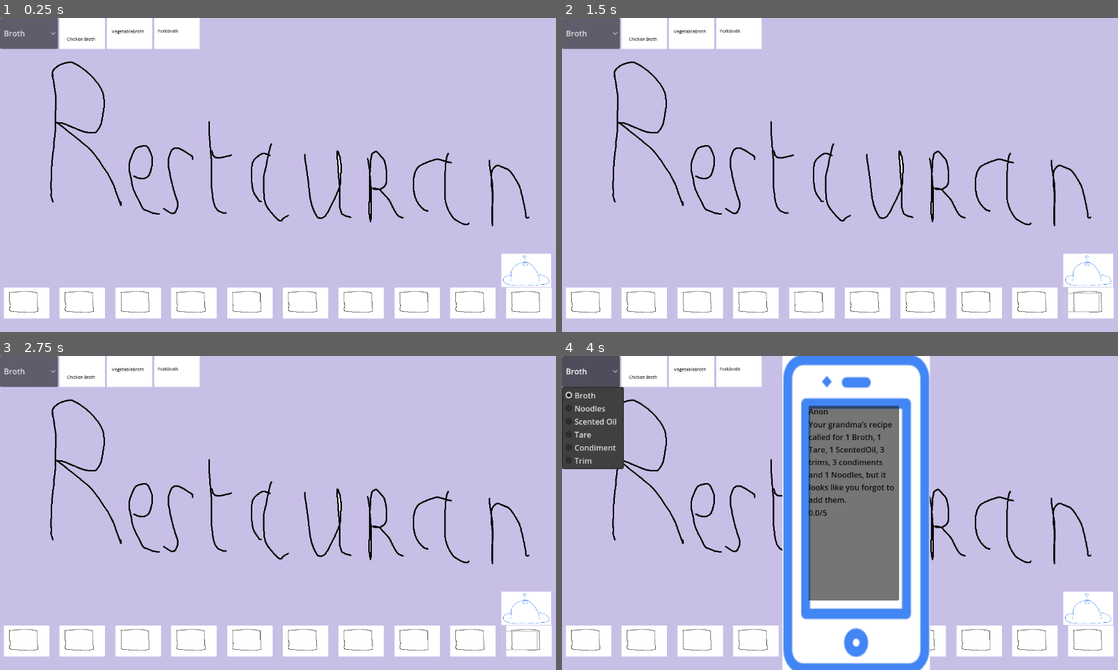
Above: before the commit, frames 1-4 (two rows, left to right).
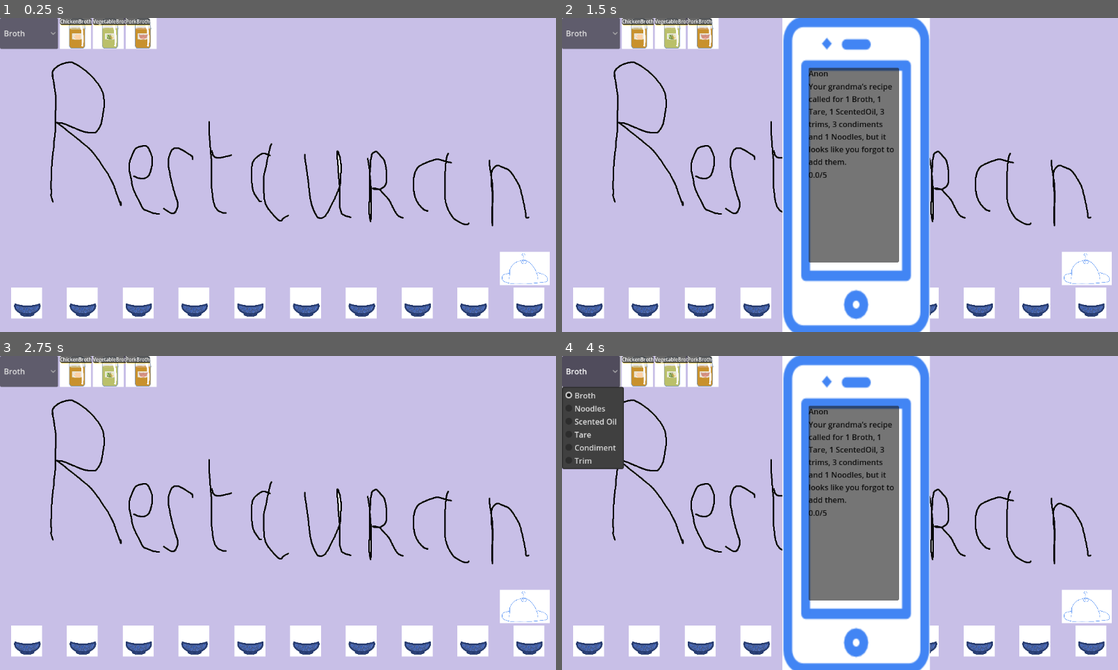
Above: after the commit, the same moments.

Repository: Hardy-Thomas/RyuNoFoku
Game: Godot game, scene res://scenes/main.tscn
Same seed, same stepped clock (60 frames per second), same inputs: the game is played once before the commit and once after it.
Inputs (mouse positions are in pixels of both pictures, inside the frame that each line leads up to; where the layout moved, square brackets give the same spot in the first picture):
- Up to frame 1 (0.25 s): no input
- Up to frame 2 (1.5 s): click "Broth" at 0.5 s; click (1067, 262) [1079, 303] at 1.25 s
- Up to frame 3 (2.75 s): click (289, 503) at 2.02 s
- Up to frame 4 (4 s): click (1084, 607) [1090, 607] at 2.75 s; click "Broth" at 3.5 s

The runs differ from the first frame. In frame 1, 6.4% of the frame differs, in the area x 0-100%, y 0-96%; in frame 2, 30%, in the area x 0-100%, y 0-100%; in frame 3, 6.5%; in frame 4, 5.3%.

Commit message:
add label and picture

Diff:
--- a/scenes/main.tscn
+++ b/scenes/main.tscn
@@ -71,21 +71,21 @@
 
 [node name="Valider" type="Button" parent="UI"]
 layout_mode = 0
-offset_left = 1040.0
-offset_top = 571.0
-offset_right = 1110.0
-offset_bottom = 607.0
+offset_left = 1010.0
+offset_top = 488.0
+offset_right = 1080.0
+offset_bottom = 524.0
 flat = true
 
 [node name="TextureButton" type="TextureButton" parent="UI/Valider"]
 layout_mode = 1
 anchors_preset = -1
-anchor_top = -2.306
-anchor_bottom = -2.306
-offset_left = -3.0
-offset_top = 0.01599884
-offset_right = 890.0
-offset_bottom = 598.016
+anchor_top = -2.283
+anchor_bottom = -2.283
+offset_left = 24.0
+offset_top = 78.188
+offset_right = 917.0
+offset_bottom = 676.188
 scale = Vector2(0.115, 0.115)
 texture_normal = ExtResource("3_jyhfs")
 texture_pressed = ExtResource("4_tbgi4")
--- a/scripts/IngredientIcon.gd
+++ b/scripts/IngredientIcon.gd
@@ -8,6 +8,38 @@
 	custom_minimum_size = Vector2(64, 64)
 	expand_mode = TextureRect.EXPAND_FIT_WIDTH_PROPORTIONAL
 
+	# Ajouter le name tag permanent sur l'image statique
+	setup_static_name_tag()
+
+func setup_static_name_tag():
+	# Créer un label pour le name tag permanent
+	var name_label = Label.new()
+	name_label.text = ingredient_name
+	name_label.name = "StaticNameTag"
+
+	# Style du label
+	name_label.add_theme_font_size_override("font_size", 10)
+	name_label.add_theme_color_override("font_color", Color.WHITE)
+	name_label.horizontal_alignment = HORIZONTAL_ALIGNMENT_CENTER
+	name_label.vertical_alignment = VERTICAL_ALIGNMENT_CENTER
+
+	# Fond semi-transparent pour le name tag statique
+	var stylebox = StyleBoxFlat.new()
+	stylebox.bg_color = Color(0, 0, 0, 0.6)  # Fond noir semi-transparent
+	stylebox.corner_radius_top_left = 4
+	stylebox.corner_radius_top_right = 4
+	stylebox.corner_radius_bottom_left = 4
+	stylebox.corner_radius_bottom_right = 0
+	stylebox.border_width_bottom = 1
+	stylebox.border_color = Color.GOLD
+	name_label.add_theme_stylebox_override("normal", stylebox)
+
+	## Position en bas de l'icon - taille adaptée
+	#name_label.size = Vector2(self.size.x, 16)
+	#name_label.position = Vector2(0, self.size.y - 16)
+
+	add_child(name_label)
+
 func _get_drag_data(_at_position):
 	print("Début du drag pour: ", ingredient_name)
 
@@ -17,12 +49,49 @@
 		"type": "ingredient"
 	}
 
-	# Créer un preview
-	var preview = TextureRect.new()
-	preview.texture = texture
-	preview.custom_minimum_size = Vector2(48, 48)
-	preview.size = Vector2(48, 48)
-	preview.expand_mode = TextureRect.EXPAND_FIT_WIDTH_PROPORTIONAL
+	# Taille FIXE pour le preview (ajustez selon vos besoins)
+	var preview_size = Vector2(58, 58)
 
-	set_drag_preview(preview)
+	# Créer un TextureRect pour l'image
+	var texture_rect = TextureRect.new()
+	texture_rect.texture = texture
+	texture_rect.expand_mode = TextureRect.EXPAND_FIT_WIDTH_PROPORTIONAL
+	texture_rect.stretch_mode = TextureRect.STRETCH_KEEP_ASPECT_CENTERED
+
+	# Créer un Control parent pour FORCER la taille
+	var preview_container = Control.new()
+	preview_container.custom_minimum_size = preview_size
+	preview_container.size = preview_size
+	preview_container.rotation = deg_to_rad(-5)
+
+	# Ajouter le TextureRect au container et le centrer
+	preview_container.add_child(texture_rect)
+	texture_rect.size = preview_size
+	texture_rect.position = Vector2.ZERO
+
+	# Ajouter le name tag au preview de drag
+	var drag_name_label = Label.new()
+	drag_name_label.text = ingredient_name
+	drag_name_label.add_theme_font_size_override("font_size", 9)
+	drag_name_label.add_theme_color_override("font_color", Color.WHITE)
+	drag_name_label.horizontal_alignment = HORIZONTAL_ALIGNMENT_CENTER
+	drag_name_label.vertical_alignment = VERTICAL_ALIGNMENT_CENTER
+
+	# Style pour le name tag du drag
+	var drag_stylebox = StyleBoxFlat.new()
+	drag_stylebox.bg_color = Color(0, 0, 0, 0.7)
+	drag_stylebox.corner_radius_top_left = 3
+	drag_stylebox.corner_radius_top_right = 3
+	drag_stylebox.corner_radius_bottom_left = 4
+	drag_stylebox.corner_radius_bottom_right = 4
+	drag_name_label.add_theme_stylebox_override("normal", drag_stylebox)
+
+	drag_name_label.size = Vector2(preview_size.x, 14)
+	drag_name_label.position = Vector2(0, preview_size.y - 26)
+
+	preview_container.add_child(drag_name_label)
+
+	set_drag_preview(preview_container)
+
+	print("🚀 Drag data créé avec taille: ", preview_size)
 	return drag_data
--- a/scripts/main.gd
+++ b/scripts/main.gd
@@ -1,19 +1,19 @@
 extends Node2D
 
 const INGREDIENTS = [
-	{"name": "ChickenBroth","category": "Broth", "picture": "res://picture/ingredient/ChickenBroth.png"},
-	{"name": "VegetableBroth","category": "Broth", "picture": "res://picture/ingredient/VegetableBroth.png"},
-	{"name": "PorkBroth","category": "Broth", "picture": "res://picture/ingredient/PorkBroth.png"},
-	{"name": "Tare","category": "Tare", "picture": "res://picture/ingredient/Tare.png"},
-	{"name": "ScentedOil","category": "ScentedOil", "picture": "res://picture/ingredient/ScentedOil.png"},
-	{"name": "PickledEggs","category": "trim", "picture": "res://picture/ingredient/PickledEggs.png"},
-	{"name": "Menma","category": "trim", "picture": "res://picture/ingredient/Menma.png"},
-	{"name": "Chashu","category": "trim", "picture": "res://picture/ingredient/Chashu.png"},
-	{"name": "RiceNoodles ","category": "Noodles", "picture": "res://picture/ingredient/RiceNoodles.png"},
-	{"name": "WheatNoodles","category": "Noodles", "picture": "res://picture/ingredient/WheatNoodles.png"},
-	{"name": "SpringOnions","category": "condiment", "picture": "res://picture/ingredient/SpringOnions.png"},
-	{"name": "NoriSheets","category": "condiment", "picture": "res://picture/ingredient/NoriSheets.png"},
-	{"name": "Narutomaki","category": "condiment", "picture": "res://picture/ingredient/Narutomaki.png"}
+	{"name": "ChickenBroth","category": "Broth", "picture": "res://picture/sprite/ingrédient/ChickenBroth.jpg"},
+	{"name": "VegetableBroth","category": "Broth", "picture": "res://picture/sprite/ingrédient/VegetableBroth.jpg"},
+	{"name": "PorkBroth","category": "Broth", "picture": "res://picture/sprite/ingrédient/PorkBroth.jpg"},
+	{"name": "Tare","category": "Tare", "picture": "res://picture/sprite/ingrédient/Tare.jpg"},
+	{"name": "ScentedOil","category": "ScentedOil", "picture": "res://picture/sprite/ingrédient/ScentedOil.jpg"},
+	{"name": "PickledEggs","category": "trim", "picture": "res://picture/sprite/ingrédient/PickledEggs.jpg"},
+	{"name": "Menma","category": "trim", "picture": "res://picture/sprite/ingrédient/Menma.jpg"},
+	{"name": "Chashu","category": "trim", "picture": "res://picture/sprite/ingrédient/Chashu.jpg"},
+	{"name": "RiceNoodles ","category": "Noodles", "picture": "res://picture/sprite/ingrédient/RiceNoodles.jpg"},
+	{"name": "WheatNoodles","category": "Noodles", "picture": "res://picture/sprite/ingrédient/WheatNoodles.jpg"},
+	{"name": "SpringOnions","category": "condiment", "picture": "res://picture/sprite/ingrédient/SpringOnions.jpg"},
+	{"name": "NoriSheets","category": "condiment", "picture": "res://picture/sprite/ingrédient/NoriSheets.jpg"},
+	{"name": "Narutomaki","category": "condiment", "picture": "res://picture/sprite/ingrédient/Narutomaki.jpg"}
 ]
 
 var secret = ["PorkBroth", "Tare", "ScentedOil", "PickledEggs", "Menma", "Chashu", "SpringOnions", "NoriSheets", "Narutomaki","WheatNoodles"]
--- a/scripts/slot.gd
+++ b/scripts/slot.gd
@@ -11,7 +11,7 @@
 
 	# Texture vide par défaut
 	if texture == null:
-		var empty_texture = load("res://picture/empty_slot.png")
+		var empty_texture = load("res://picture/sprite/ingrédient/slot.jpg")
 		if empty_texture:
 			texture = empty_texture
 
Binary file added: picture/sprite/Rating/phone2.jpg
Not shown, added: picture/sprite/Rating/phone2.jpg.import
Binary file added: picture/sprite/ingrédient/Chashu.jpg
Not shown, added: picture/sprite/ingrédient/Chashu.jpg.import
Binary file added: picture/sprite/ingrédient/ChickenBroth.jpg
Not shown, changed: picture/sprite/ingrédient/ChickenBroth.jpg.import
Binary file added: picture/sprite/ingrédient/Menma.jpg
Not shown, added: picture/sprite/ingrédient/Menma.jpg.import
Binary file added: picture/sprite/ingrédient/Narutomaki.jpg
Not shown, added: picture/sprite/ingrédient/Narutomaki.jpg.import
Binary file added: picture/sprite/ingrédient/NoriSheets.jpg
Not shown, added: picture/sprite/ingrédient/NoriSheets.jpg.import
(and 18 more such lines)
